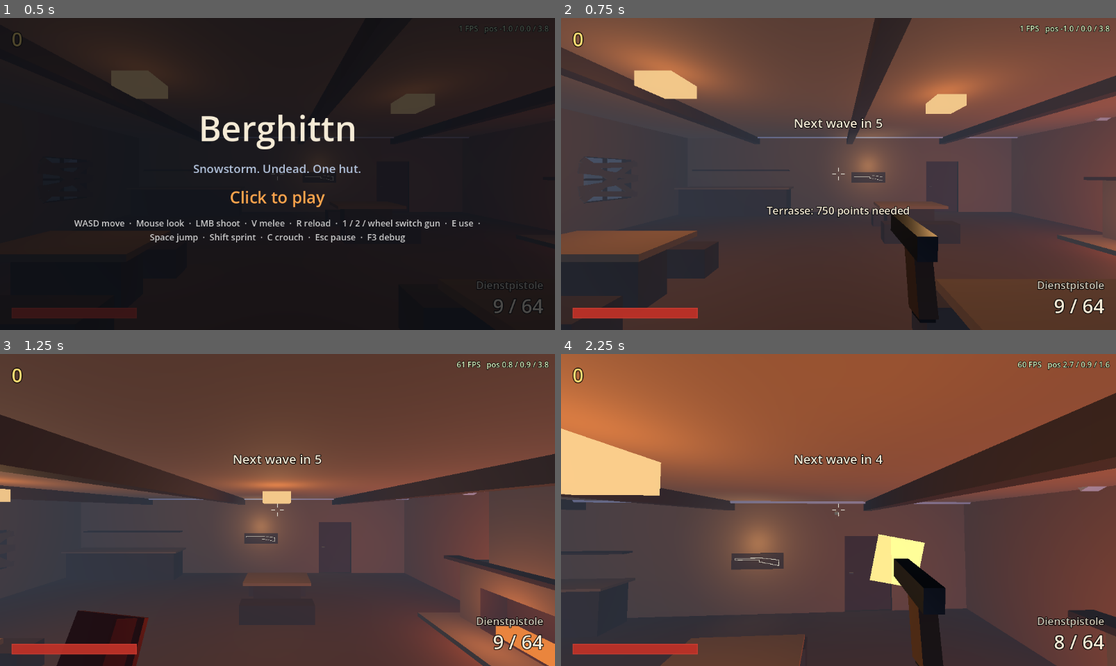
Above: before the commit, frames 1-4 (two rows, left to right).
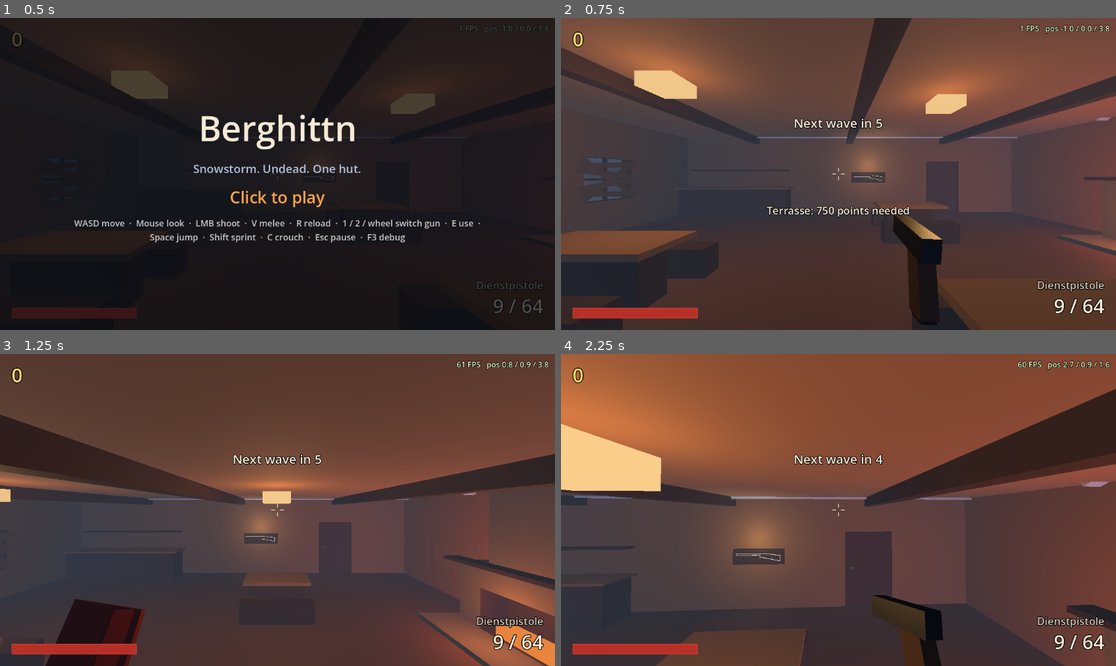
Above: after the commit, the same moments.

Repository: WiesnSims/Berghittn
Game: Godot game, scene res://scenes/main.tscn
Same seed, same stepped clock (60 frames per second), same inputs: the game is played once before the commit and once after it.
Inputs (mouse positions are in pixels of both pictures, inside the frame that each line leads up to):
- Up to frame 1 (0.5 s): no input
- Up to frame 2 (0.75 s): tap Enter at 0.5 s; press the mouse at (838, 174) at 0.53 s; hold D (move_right) from 0.53 s (still down)
- Up to frame 3 (1.25 s): keep holding D (move_right); tap Space (jump) at 0.77, 1.07 s; tap V (melee) at 0.8 s
- Up to frame 4 (2.25 s): move the mouse to (810, 510) at 1.27 s; release D (move_right) at 1.28 s; release the mouse at (810, 510) at 1.28 s; hold W (move_forward) from 1.28 s (still down); tap V (melee) at 1.35 s; click (810, 510) at 1.42 s; tap Space (jump) at 1.52, 1.82 s; tap Shift (sprint) at 1.55 s; move the mouse to (849, 503) at 2.02 s; hold Shift (sprint) from 2.03 s (still down); click (849, 503) at 2.17 s

Frame 1 is identical in both runs. In frame 2, 0.4% of the frame differs, in the area x 59-69%, y 62-99%; in frame 3, 1.2%; in frame 4, 8.2%, in the area x 0-100%, y 11-100%.

Commit message:
Weapons move with the body: bob, sway and a sprint pose
Play-test feedback: the held gun looked like it floated. All viewmodels now hang
under WeaponMotion: a figure-8 bob tied to walking speed, lag behind mouse turns,
a lean when strafing, a lift in the air and a dip on landing, all turning around
the grip. Sprinting lowers and cants the gun; it cannot fire until 0.2 s after
the sprint ends (section 5: slower aiming).

m2_smoke now aims at the real head box: an enemy mid-lunge has its head well
below standing height, which made the test miss when the enemy came in from
another window.

Closes #9

Co-Authored-By: Claude Opus 5.5 <noreply@anthropic.com>

Diff:
--- a/scenes/player/player.tscn
+++ b/scenes/player/player.tscn
@@ -12,6 +12,7 @@
 [ext_resource type="Script" path="res://scripts/effects/effect_pool.gd" id="10"]
 [ext_resource type="PackedScene" path="res://scenes/effects/impact_puff.tscn" id="11"]
 [ext_resource type="PackedScene" path="res://scenes/effects/hit_puff.tscn" id="12"]
+[ext_resource type="Script" path="res://scripts/weapons/weapon_motion.gd" id="13"]
 
 [sub_resource type="CapsuleShape3D" id="Capsule"]
 resource_local_to_scene = true
@@ -41,6 +42,9 @@
 starting_weapon = ExtResource("5")
 melee_weapon = ExtResource("6")
 
+[node name="Motion" type="Node3D" parent="Head/Camera3D/WeaponHolder"]
+script = ExtResource("13")
+
 [node name="ImpactMarks" type="Node3D" parent="Head/Camera3D/WeaponHolder"]
 script = ExtResource("4")
 
--- a/scripts/constants.gd
+++ b/scripts/constants.gd
@@ -96,6 +96,8 @@
 # Weapons: carried gun slots (section 6) and the time to draw a gun after switching or buying.
 const GUN_SLOTS: int = 2
 const WEAPON_SWITCH_TIME: float = 0.45
+# Seconds from the end of a sprint until the raised gun can fire again (section 5: slower aiming).
+const SPRINT_TO_FIRE_TIME: float = 0.2
 
 # Weapon feedback.
 const MUZZLE_FLASH_TIME: float = 0.07
--- a/scripts/player/player.gd
+++ b/scripts/player/player.gd
@@ -19,6 +19,7 @@
 # 0 = standing, 1 = crouched. Blended so the camera glides instead of snapping.
 var _crouch_amount: float = 0.0
 var _spawn_transform: Transform3D
+var _sprinting: bool = false
 
 
 func _ready() -> void:
@@ -32,6 +33,11 @@
 func spawn_at(spawn: Transform3D) -> void:
 	_spawn_transform = spawn
 	_respawn()
+
+
+## Actually running at sprint speed (not just holding Shift against a wall). Guns cannot fire meanwhile.
+func is_sprinting() -> bool:
+	return _sprinting
 
 
 func is_targetable() -> bool:
@@ -71,11 +77,13 @@
 
 func _update_horizontal_velocity(delta: float) -> void:
 	var input: Vector2 = Input.get_vector("move_left", "move_right", "move_forward", "move_back")
-	var target: Vector3 = global_basis * Vector3(input.x, 0.0, input.y) * _target_speed(input)
+	var speed: float = _target_speed(input)
+	var target: Vector3 = global_basis * Vector3(input.x, 0.0, input.y) * speed
 	var accel: float = Constants.PLAYER_GROUND_ACCEL if is_on_floor() else Constants.PLAYER_AIR_ACCEL
 	var horizontal := Vector2(velocity.x, velocity.z).move_toward(Vector2(target.x, target.z), accel * delta)
 	velocity.x = horizontal.x
 	velocity.z = horizontal.y
+	_sprinting = speed == Constants.PLAYER_SPRINT_SPEED and horizontal.length() > Constants.PLAYER_WALK_SPEED * 0.8
 
 
 func _target_speed(input: Vector2) -> float:
--- a/scripts/weapons/weapon_holder.gd
+++ b/scripts/weapons/weapon_holder.gd
@@ -26,6 +26,8 @@
 @onready var _impact_marks: ImpactMarks = $ImpactMarks
 @onready var _impact_puffs: EffectPool = $ImpactPuffs
 @onready var _hit_puffs: EffectPool = $HitPuffs
+# Every viewmodel hangs under this, so walking, sprinting and looking move them all.
+@onready var _motion: WeaponMotion = $Motion
 
 ## The gun in hand and its ammo; written back to its slot when it is put away.
 var weapon: WeaponData
@@ -38,6 +40,8 @@
 # What the running reload fills the gun to.
 var _reload_target: int = 0
 var _switch_left: float = 0.0
+# Seconds until the gun is back up after a sprint and may fire.
+var _sprint_left: float = 0.0
 var _viewmodel: Viewmodel
 var _melee_viewmodel: MeleeViewmodel
 # Seconds left of the current swing, and until its blow lands (negative once it has).
@@ -57,7 +61,7 @@
 		_switch_left = 0.0
 	if melee_weapon and melee_weapon.viewmodel:
 		_melee_viewmodel = melee_weapon.viewmodel.instantiate() as MeleeViewmodel
-		add_child(_melee_viewmodel)
+		_motion.add_child(_melee_viewmodel)
 
 
 func set_owner_body(body: CollisionObject3D) -> void:
@@ -80,7 +84,7 @@
 		# Built once per gun and kept: instancing on every switch would hitch in the middle of a fight.
 		slot.viewmodel = data.viewmodel.instantiate() as Viewmodel
 		slot.viewmodel.visible = false
-		add_child(slot.viewmodel)
+		_motion.add_child(slot.viewmodel)
 	if _slots.size() < Constants.GUN_SLOTS:
 		_slots.append(slot)
 		_select(_slots.size() - 1)
@@ -140,6 +144,12 @@
 	if weapon == null:
 		return
 	_cooldown = maxf(_cooldown - delta, 0.0)
+	# Reloading on the run is fine, shooting is not: the gun is lowered until the sprint ends.
+	var player := _shooter as Player
+	if player and player.is_sprinting():
+		_sprint_left = Constants.SPRINT_TO_FIRE_TIME
+	else:
+		_sprint_left = maxf(_sprint_left - delta, 0.0)
 	if _melee_left > 0.0:
 		_update_melee(delta)
 		return
@@ -156,10 +166,13 @@
 		return
 	if Input.mouse_mode != Input.MOUSE_MODE_CAPTURED:
 		return
-	var wants_fire: bool = Input.is_action_pressed("fire") if weapon.is_auto else Input.is_action_just_pressed("fire")
 	if Input.is_action_just_pressed("reload"):
 		start_reload()
-	elif wants_fire and _cooldown <= 0.0:
+		return
+	if _sprint_left > 0.0:
+		return
+	var wants_fire: bool = Input.is_action_pressed("fire") if weapon.is_auto else Input.is_action_just_pressed("fire")
+	if wants_fire and _cooldown <= 0.0:
 		if mag > 0:
 			_fire()
 		else:
--- /dev/null
+++ b/scripts/weapons/weapon_motion.gd
@@ -0,0 +1,93 @@
+class_name WeaponMotion
+extends Node3D
+## Moves the held weapons with the body, so they feel carried instead of glued to the screen:
+## a figure-8 bob while walking (bigger when sprinting), a lowered sprint pose, a lag behind mouse
+## turns, a lean when strafing, a lift while airborne and a dip on landing. Purely visual; the
+## viewmodels animate inside this node, so their kicks and reloads stack on top of it.
+
+## Point the turns happen around (camera space): about where the hand holds the guns. Turning around the
+## camera instead would swing the gun out of view.
+@export var pivot: Vector3 = Vector3(0.15, -0.16, -0.4)
+## Bob: metres sideways and up at walking speed, and bob cycles per metre walked.
+@export var bob_side: float = 0.012
+@export var bob_up: float = 0.009
+@export var bob_per_metre: float = 0.9
+## How fast the bob fades in when starting to walk and out when stopping (per second).
+@export var bob_blend_speed: float = 6.0
+## Sprint pose: where the gun goes (metres) and how it turns (degrees: pitch down, yaw in, roll).
+@export var sprint_offset: Vector3 = Vector3(-0.03, -0.07, 0.03)
+@export var sprint_rotation: Vector3 = Vector3(-18.0, 28.0, -12.0)
+## Look lag: degrees of lag per pixel of mouse movement, the most it may lag, and how fast it catches up.
+@export var look_lag_per_pixel: float = 0.04
+@export var look_lag_max: float = 4.0
+@export var look_lag_recover: float = 10.0
+## Degrees of lean at full strafing speed.
+@export var strafe_roll: float = 3.0
+## Airborne: metres the gun lags per m/s of vertical speed (limited), and the landing dip per m/s of
+## fall speed (limited), which springs back at recover speed.
+@export var air_lag_per_speed: float = 0.006
+@export var air_lag_max: float = 0.03
+@export var land_dip_per_speed: float = 0.008
+@export var land_dip_max: float = 0.05
+@export var land_recover: float = 8.0
+## Smoothing of every motion so nothing snaps (per second).
+@export var smoothing: float = 12.0
+
+var _player: Player
+var _bob_phase: float = 0.0
+var _bob_amount: float = 0.0
+var _sprint: float = 0.0
+var _look_lag: Vector2 = Vector2.ZERO
+var _land_dip: float = 0.0
+var _was_on_floor: bool = true
+var _fall_speed: float = 0.0
+var _position: Vector3 = Vector3.ZERO
+var _rotation: Vector3 = Vector3.ZERO
+
+
+func _ready() -> void:
+	_player = owner as Player
+
+
+func _unhandled_input(event: InputEvent) -> void:
+	var motion := event as InputEventMouseMotion
+	if motion and Input.mouse_mode == Input.MOUSE_MODE_CAPTURED:
+		_look_lag = (_look_lag + motion.screen_relative * look_lag_per_pixel).limit_length(look_lag_max)
+
+
+func _process(delta: float) -> void:
+	if _player == null:
+		return
+	var velocity: Vector3 = _player.velocity
+	var local: Vector3 = _player.global_basis.inverse() * velocity
+	var flat_speed: float = Vector2(velocity.x, velocity.z).length()
+	var on_floor: bool = _player.is_on_floor()
+
+	var walk_share: float = flat_speed / Constants.PLAYER_WALK_SPEED if on_floor else 0.0
+	_bob_amount = move_toward(_bob_amount, minf(walk_share, 1.6), bob_blend_speed * delta)
+	_bob_phase = fmod(_bob_phase + flat_speed * bob_per_metre * TAU * delta, TAU)
+	var sprint_blend: float = 1.0 / Constants.SPRINT_TO_FIRE_TIME
+	_sprint = move_toward(_sprint, 1.0 if _player.is_sprinting() else 0.0, sprint_blend * delta)
+
+	if on_floor and not _was_on_floor:
+		_land_dip = minf(_fall_speed * land_dip_per_speed, land_dip_max)
+	_was_on_floor = on_floor
+	_fall_speed = maxf(-velocity.y, 0.0)
+	_land_dip = lerpf(_land_dip, 0.0, minf(land_recover * delta, 1.0))
+	_look_lag = _look_lag.lerp(Vector2.ZERO, minf(look_lag_recover * delta, 1.0))
+
+	# Figure 8: side to side once per two steps, up and down once per step.
+	var bob := Vector3(sin(_bob_phase) * bob_side, -absf(cos(_bob_phase)) * bob_up, 0.0) * _bob_amount
+	var air: float = 0.0 if on_floor else clampf(-velocity.y * air_lag_per_speed, -air_lag_max, air_lag_max)
+	var eased_sprint: float = smoothstep(0.0, 1.0, _sprint)
+	var target_position: Vector3 = bob + sprint_offset * eased_sprint + Vector3(0.0, air - _land_dip, 0.0)
+	# The gun trails the view: turning right leaves it a little to the left, looking up leaves it low.
+	var target_rotation := Vector3(
+		deg_to_rad(sprint_rotation.x * eased_sprint + _look_lag.y),
+		deg_to_rad(sprint_rotation.y * eased_sprint + _look_lag.x),
+		deg_to_rad(sprint_rotation.z * eased_sprint - local.x / Constants.PLAYER_WALK_SPEED * strafe_roll))
+	var weight: float = minf(smoothing * delta, 1.0)
+	_position = _position.lerp(target_position, weight)
+	_rotation = _rotation.lerp(target_rotation, weight)
+	var turn := Transform3D(Basis.from_euler(_rotation), Vector3.ZERO)
+	transform = Transform3D(Basis.IDENTITY, _position + pivot) * turn * Transform3D(Basis.IDENTITY, -pivot)
--- a/tests/m2_smoke.gd
+++ b/tests/m2_smoke.gd
@@ -95,8 +95,12 @@
 	if enemy:
 		var shots: int = 0
 		while enemy.is_alive() and shots < 30:
-			var head: Vector3 = enemy.global_position + Vector3(0, 1.64, 0)
-			var cam := player.get_node("Head/Camera3D") as Camera3D
+			# The real head box: during an attack lunge the head is well forward of and below standing height.
+			var head: Vector3 = (enemy.get_node("Visual/HeadHurtbox/Shape") as Node3D).global_position
+			var cam := player.get_node("Head/Camera3D") as CameraRecoil
+			cam._target = Vector2.ZERO
+			cam._current = Vector2.ZERO
+			cam.rotation = Vector3.ZERO
 			var flat := Vector3(head.x, player.global_position.y, head.z)
 			player.look_at(flat, Vector3.UP)
 			var head_node := player.get_node("Head") as Node3D
--- a/tests/zone_tour.gd
+++ b/tests/zone_tour.gd
@@ -1,8 +1,9 @@
 extends Node
 ## Visual check of the map and the new guns. Needs a real window (not --headless):
-##   godot res://tests/zone_tour.tscn -- <out_dir> [zones|guns]
+##   godot res://tests/zone_tour.tscn -- <out_dir> [zones|guns|motion]
 ## zones: opens every door and saves one view per zone, plus the wall-buys and a door mid-swing.
 ## guns: buys the Jagdflinte and the Stutzen and saves frames of firing and reloading each.
+## motion: frames of the pistol standing, walking, sprinting, turning, jumping and landing.
 
 const VIEWS: Array = [
 	["stube", Vector3(-6.0, 2.2, 4.2), Vector3(3.0, 1.0, -4.0)],
@@ -37,6 +38,8 @@
 	(main.get_node("WaveManager") as Node).process_mode = Node.PROCESS_MODE_DISABLED
 	if mode == "guns":
 		await _guns(main)
+	elif mode == "motion":
+		await _motion(main)
 	else:
 		await _zones(main)
 	get_tree().quit()
@@ -86,6 +89,36 @@
 		await _save_series(data.id + "_reload", 12, (data.reload_time + data.chamber_time) / 12.0)
 
 
+func _motion(main: Node) -> void:
+	(main.get_node("UI/StartScreen") as Control).hide()
+	var player := main.get_node("Player") as Player
+	# Down the long axis of the Stube, towards the fireplace.
+	player.global_position = Vector3(-5.5, 0.0, 0.0)
+	player.rotation.y = -PI * 0.5
+	await _save_series("idle", 2, 0.2)
+	Input.action_press("move_forward")
+	await get_tree().create_timer(0.4).timeout
+	await _save_series("walk", 6, 0.09)
+	Input.action_press("sprint")
+	await get_tree().create_timer(0.4).timeout
+	await _save_series("sprint", 6, 0.07)
+	_check_print("sprinting: %s" % player.is_sprinting())
+	Input.action_release("sprint")
+	Input.action_release("move_forward")
+	player.global_position = Vector3(-5.5, 0.0, 0.0)
+	await get_tree().create_timer(0.5).timeout
+	# A fast turn to the right, as if from the mouse.
+	var motion := player.get_node("Head/Camera3D/WeaponHolder/Motion") as WeaponMotion
+	motion._look_lag = Vector2(motion.look_lag_max, 0.0)
+	await _save_series("turn", 3, 0.05)
+	player.velocity.y = Constants.PLAYER_JUMP_VELOCITY
+	await _save_series("jump", 10, 0.08)
+
+
+func _check_print(text: String) -> void:
+	print(text)
+
+
 func _save_series(prefix: String, count: int, interval: float) -> void:
 	for i: int in count:
 		await _save("%s_%02d" % [prefix, i])
Not shown: 1 places in scenes/player/player.tscn that only renumber resources
Not shown, added: scripts/weapons/weapon_motion.gd.uid
Not shown, changed: README.md
